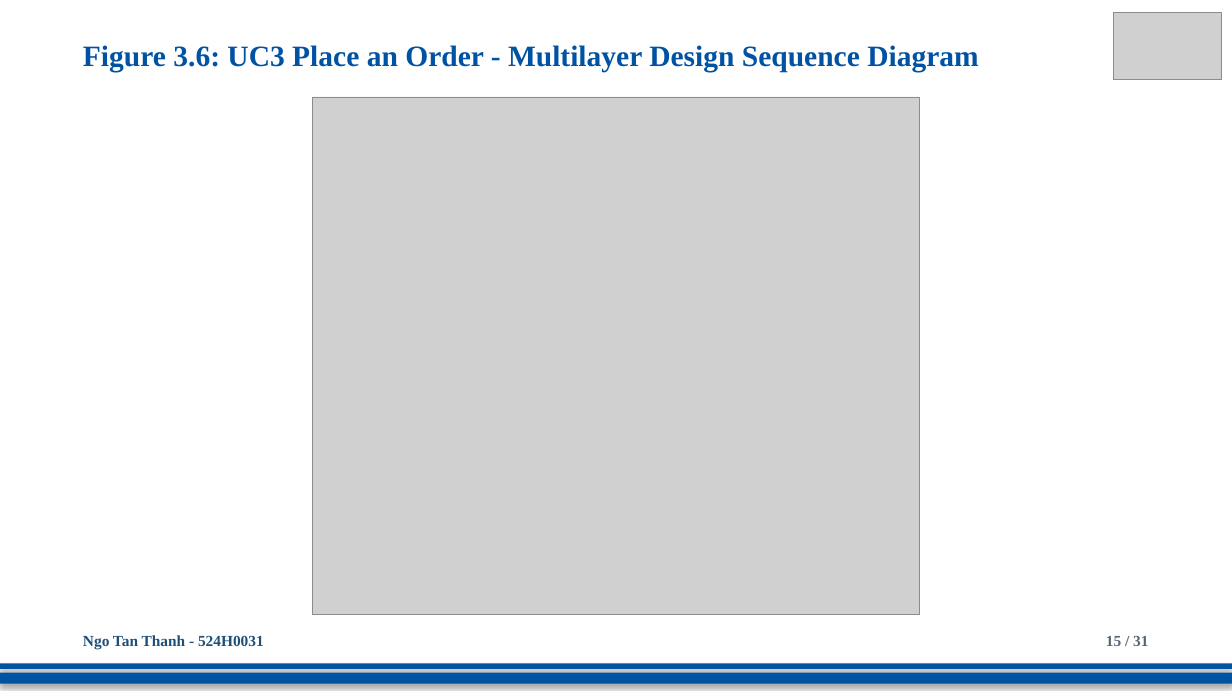
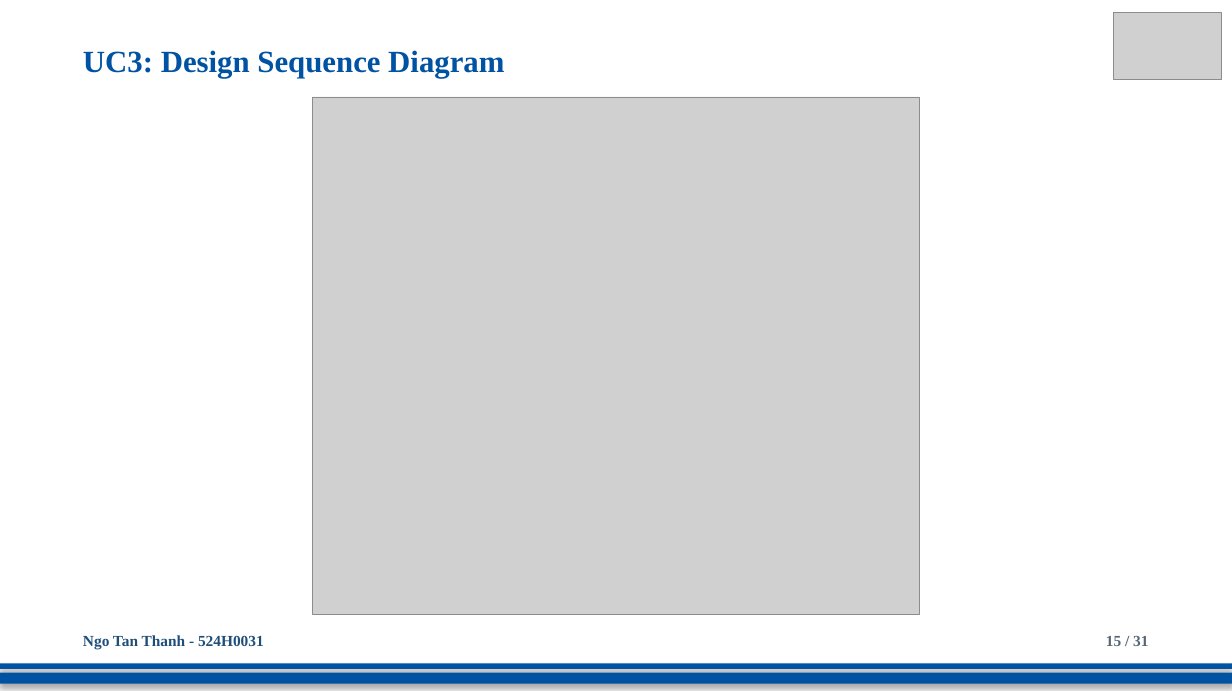
Before and after one commit to DoQuocTrung06/SaigonBite-RAD-TeamF10, a slide deck: slide 15 of Part_2/TeamF10_Presentation_for_SaigonBite.pptx. Drawn at 1232x693 pixels with LibreOffice and Linux fonts; fonts in the diff are those of the drawing; grey boxes stand for pictures. Boxes give left, top, right and bottom in pixels: in the first picture for what was removed or moved away, otherwise in the second. Text is boxed around its words. In the diff, an @@ line names an element or a change of style, - is before the commit and + after.

```diff
--- a/Part_2/TeamF10_Presentation_for_SaigonBite.pptx
+++ b/Part_2/TeamF10_Presentation_for_SaigonBite.pptx
@@ text at (83, 50, 504, 78): text changed; size 23 to 24 pt @@
-Figure 3.6: UC3 Place an Order - Multilayer Design Sequence Diagram
+UC3: Design Sequence Diagram
```
Also in this commit, not shown: 29 other slides changed.
